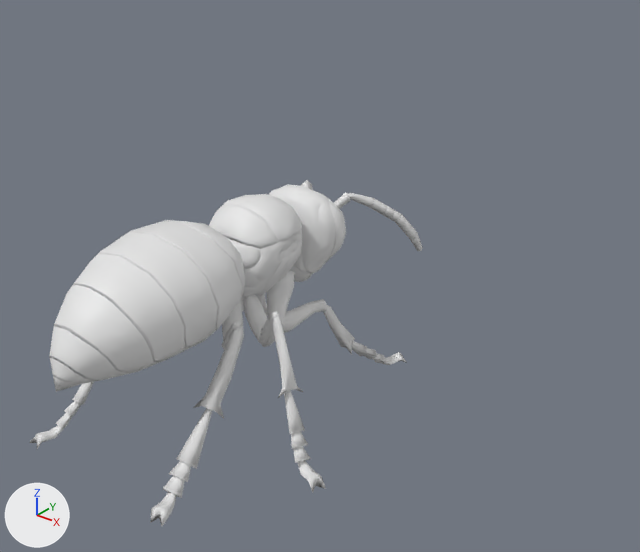
Two versions of the FBX model Assets/_GAME/Art/Geometry/Enemies/Wasp/Wasp_model.fbx, one commit apart.
Both versions are drawn from a 50 mm camera at (1.634, -1.526, 1.09) aimed at (0.212, 0.251, -0.012). The lights are fixed; the arrows at lower left show +X, +Y and +Z. The picture after the commit comes second. Where no turn or scale is listed for an object, it has been applied to the vertices.

Before the edit, the objects in view are built like this:
```python
me_cube_030 = bpy.data.meshes.new('Cube.030')
me_cube_030.from_pydata(...)  # 26 vertices, 48 faces; spans x -0.032..0.058, y -0.082..0.038, z -0.16..0.016
me_cube_030.materials.append(mat_uv)  # its picture is missing
me_cube_059 = bpy.data.meshes.new('Cube.059')
me_cube_059.from_pydata(...)  # 19 vertices, 34 faces; spans x -0.009..0.102, y -0.097..0.015, z -0.19..0.024
me_cube_059.materials.append(mat_uv)  # its picture is missing
me_grid = bpy.data.meshes.new('Grid')
me_grid.from_pydata(...)  # 88 vertices, 172 faces; spans x -0.195..0.195, y -0.507..0.068, z -0.13..0.199
me_grid.materials.append(mat_uv)  # its picture is missing
ob_ass = bpy.data.objects.new('Ass', me_grid)
ob_ass.location = (0.0, 0.0, 0.0)
ob_legr1_1 = bpy.data.objects.new('LegR1_1', me_cube_030)
ob_legr1_1.location = (0.051, 0.26, -0.047)
ob_legr2_3 = bpy.data.objects.new('LegR2_3', me_cube_059)
ob_legr2_3.location = (0.219, 0.056, -0.069)
# also in view: 'Body' at (0.0, 0.204, 0.032); 'AntennaR2' at (0.159, 0.655, 0.008); 'LegL3_4' at (-0.235, -0.319, -0.306); 'Head' at (0.0, 0.419, 0.023); 'LegR3_4' at (0.235, -0.319, -0.306)
```
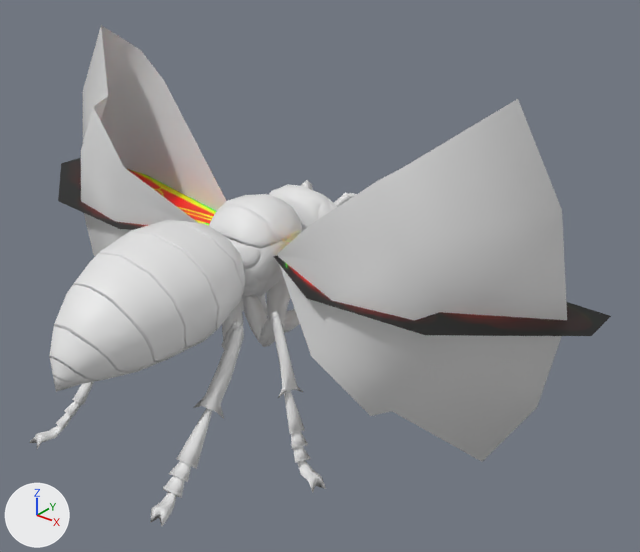
Where the change shows, as pixel boxes [x1, y1, x2, y2] in the pictures (640 x 552 px):
'WingR_MB', added: after [278, 99, 567, 462]
'WingL_MB', added: after [81, 25, 226, 256]
'WingR', added: after [273, 255, 611, 336]
'WingL', added: after [58, 158, 216, 230]

Edits to the bpy script that builds the scene:
```text
Add img_wasp_wing_masks_map_png:
    img_wasp_wing_masks_map_png = load_image('Wasp_Wing_Masks_map.png', '../../../Textures/Enemies/Wasp/Wasp_Wing_Masks_map.png', 1024, 512, 'sRGB')
Add mat_wing_material:
    mat_wing_material = principled_material('Wing_Material')
    mat_wing_material.texture = img_wasp_wing_masks_map_png
Add mat_material:
    mat_material = principled_material('Material')
    mat_material.base_color = (0.8, 0.8, 0.8)  # white #e7e7e7
Add me_grid_006:
    me_grid_006.from_pydata(...)  # 8 vertices, 3 faces; spans x -0.028..0.876, y -0.219..0.181, z 0.0
    me_grid_006.materials.append(mat_wing_material)  # picture img_wasp_wing_masks_map_png
Add me_grid_007:
    me_grid_007.from_pydata(...)  # 40 vertices, 56 faces; spans x -0.799..-0.009, y -0.188..0.158, z -0.511..0.511
    me_grid_007.materials.append(mat_material)  # its picture is missing
Add me_grid_008:
    me_grid_008.from_pydata(...)  # 40 vertices, 56 faces; spans x 0.009..0.799, y -0.188..0.158, z -0.511..0.511
    me_grid_008.materials.append(mat_material)  # its picture is missing
Add me_grid_001:
    me_grid_001.from_pydata(...)  # 8 vertices, 3 faces; spans x -0.876..0.028, y -0.219..0.181, z 0.0
    me_grid_001.materials.append(mat_wing_material)  # picture img_wasp_wing_masks_map_png
Add ob_wingr:
    ob_wingr = bpy.data.objects.new('WingR', me_grid_006)
    ob_wingr.location = (0.126, 0.23, 0.06)
Add ob_wingl_mb:
    ob_wingl_mb = bpy.data.objects.new('WingL_MB', me_grid_007)
    ob_wingl_mb.location = (-0.126, 0.23, 0.06)
Add ob_wingr_mb:
    ob_wingr_mb = bpy.data.objects.new('WingR_MB', me_grid_008)
    ob_wingr_mb.location = (0.126, 0.23, 0.06)
Add ob_wingl:
    ob_wingl = bpy.data.objects.new('WingL', me_grid_001)
    ob_wingl.location = (-0.126, 0.23, 0.06)
```
